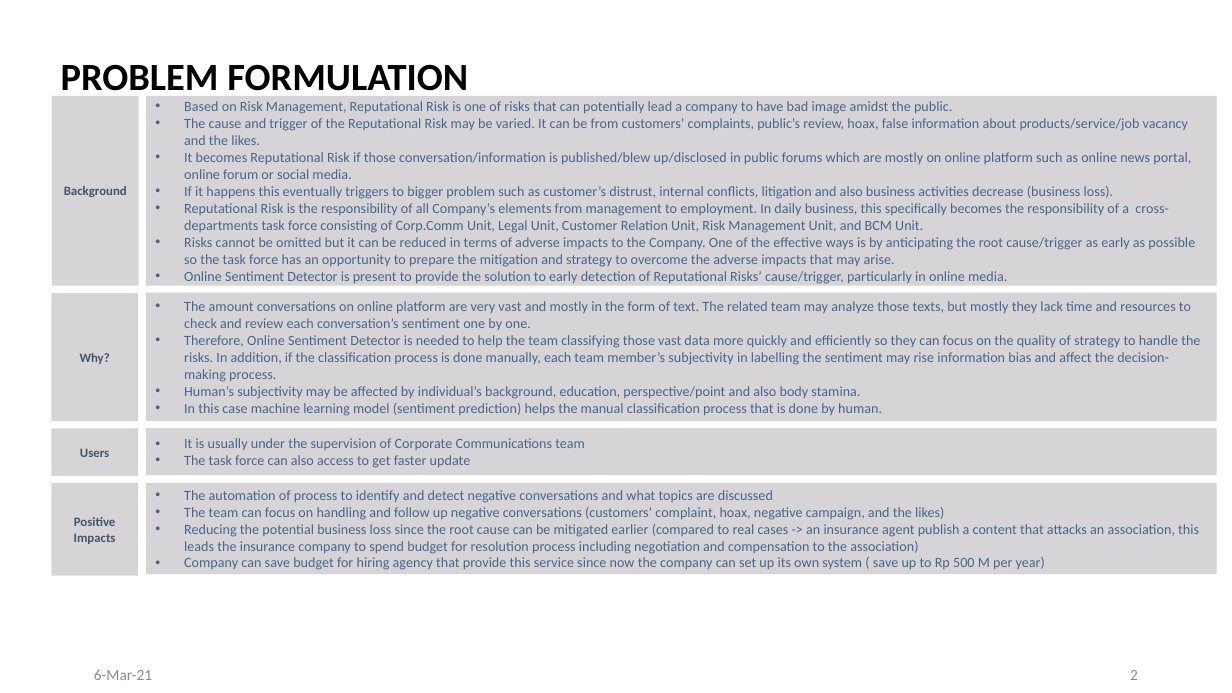
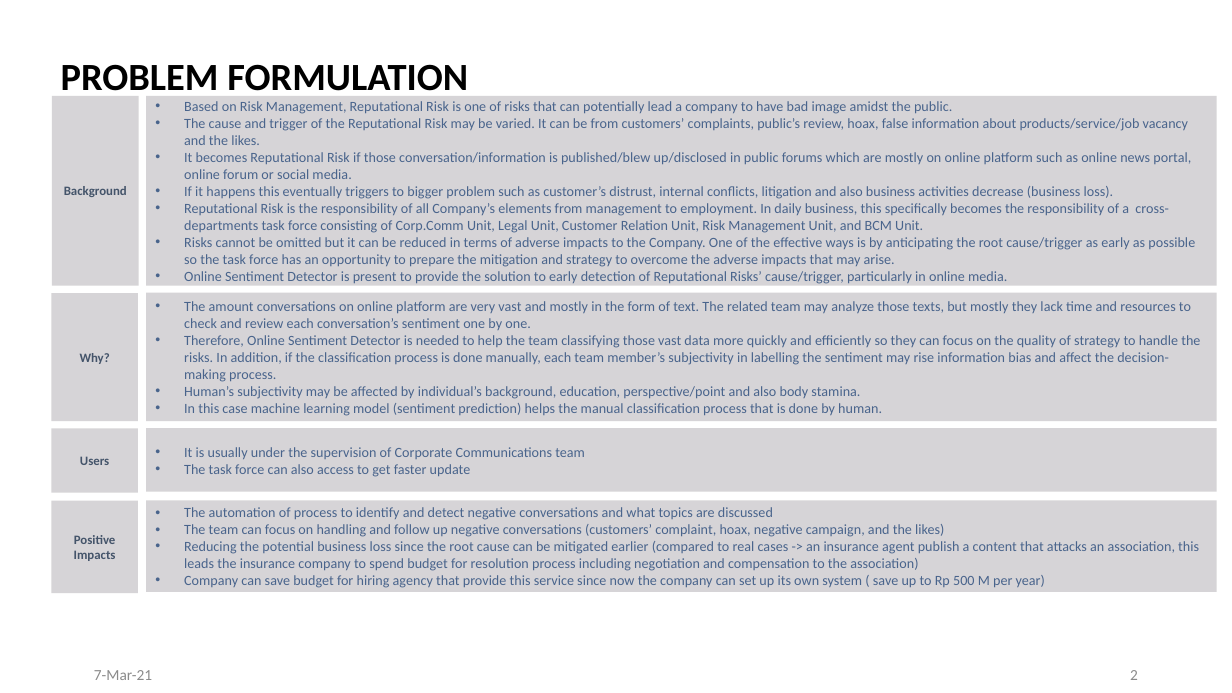
Before and after one commit to Damianus04/data-science-purwadhika-final-project, a slide deck: slide 2 of 0-Final-Project-Overview.pptx. Drawn at 1232x693 pixels with LibreOffice and Linux fonts; fonts in the diff are those of the drawing. Boxes give left, top, right and bottom in pixels: in the first picture for what was removed or moved away, otherwise in the second. Text is boxed around its words. In the diff, an @@ line names an element or a change of style, - is before the commit and + after.

```diff
--- a/0-Final-Project-Overview.pptx
+++ b/0-Final-Project-Overview.pptx
@@ rectangle "Users": place and size @@
-rectangle "Users" at [52,429,139,476]
+rectangle "Users" at [52,429,139,494]
@@ rectangle "It is usually under the ...": place and size @@
-rectangle "It is usually under the ..." at [146,429,1216,476]
+rectangle "It is usually under the ..." at [146,429,1216,493]
@@ rectangle "Positive Impacts": place and size @@
-rectangle "Positive Impacts" at [52,483,139,576]
+rectangle "Positive Impacts" at [52,501,139,593]
@@ rectangle "The automation of process to ...": place and size @@
-rectangle "The automation of process to ..." at [146,483,1216,575]
+rectangle "The automation of process to ..." at [146,501,1216,592]
@@ text at [94,670,152,680]: text changed @@
-6-Mar-21
+7-Mar-21
```
Also in this commit, not shown: 7 other slides changed, 12 other files.
